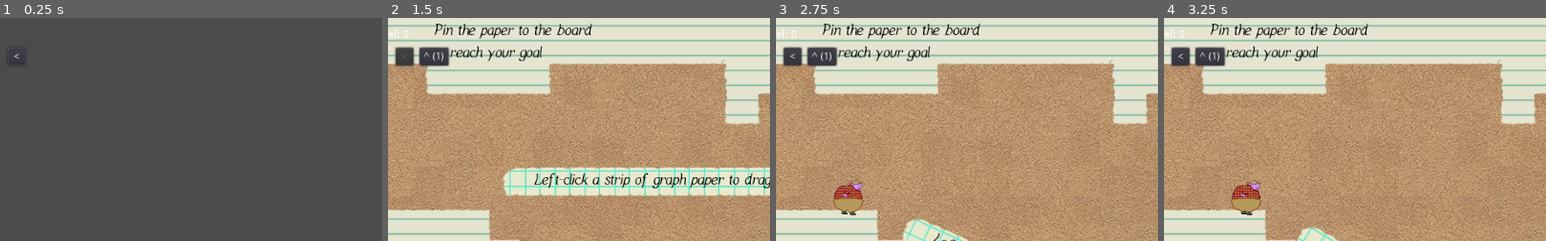
Above: before the commit, frames 1-4 (left to right).
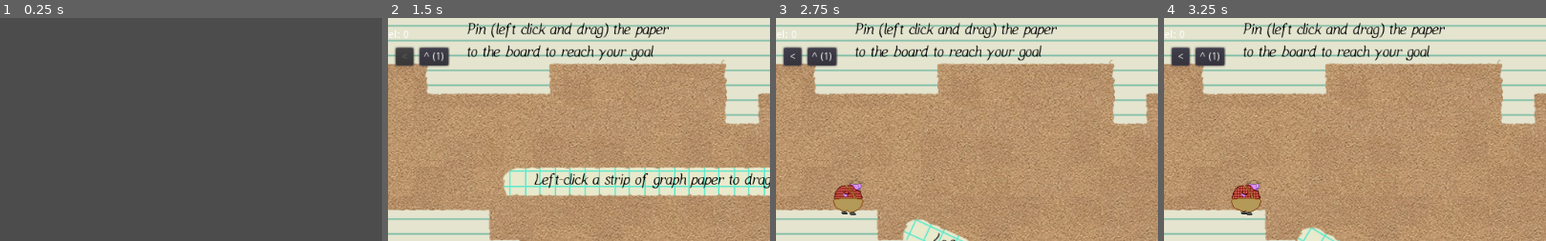
Above: after the commit, the same moments.

Repository: carsonswope/gmtk-jam
Game: Godot game, scene res://MainScene.tscn
Two runs of this game, one before a commit and one after it. Both use one fixed random seed, a clock stepped at 60 frames per second and the inputs below. The engine's default icon, where the game draws it, is replaced by a stand-in: a white triangle on a blue panel in a dark square.
Inputs (mouse positions are % of the whole screen's width and height, from its top left):
- Up to frame 1 (0.25 s): no input
- Up to frame 2 (1.5 s): click (11, 9) at 0.5 s, where only the run before the commit has a clickable "<"; click "1" at 1.25 s
- Up to frame 3 (2.75 s): click ">" at 2 s
- Up to frame 4 (3.25 s): click "||" at 2.75 s
The pictures show only the part of the screen within x 8-58%, y 0-50%; the shares and areas given below are measured in that part.

The runs differ from the first frame. In frame 1, less than 0.1% of the frame differs, in the area x 2-7%, y 15-21%; in frame 2, 2.9%, in the area x 12-74%, y 2-20%; in frame 3, 2.9%; in frame 4, 2.9%.
Error before the commit: Invalid get index '0' (on base: 'Dictionary'). (res://MainScene.gd:102)
Error after the commit: Invalid get index '0' (on base: 'Dictionary'). (res://MainScene.gd:104)

Commit message:
update label position and hide soft reset button in main menu

Diff:
--- a/MainScene.gd
+++ b/MainScene.gd
@@ -90,7 +90,9 @@
 		print('hi')
 
 func toggle_game_gui_visibility(visible : bool):
-	for item in [$gui_root/level_label, $gui_root/new_pin_button, $gui_root/play_pause_button, $gui_root/reset_button]:
+	for item in [$gui_root/level_label,$gui_root/new_pin_button,
+	$gui_root/play_pause_button, $gui_root/reset_button,
+	$gui_root/reset_soft_button]:
 		item.visible = visible
 
 func init_main_menu():
--- a/levels/level_1.tscn
+++ b/levels/level_1.tscn
@@ -80,13 +80,13 @@
 tile_data = PoolIntArray( 0, 2, 0, 1, 2, 5, 2, 2, 9, 3, 2, 12, 4, 2, 3, 5, 2, 13, 6, 2, 7, 7, 2, 1, 8, 2, 7, 9, 2, 12,  …(7014 unchanged characters)…
 
 [node name="Label" type="Label" parent="layout"]
-margin_left = 147.788
-margin_top = 5.18566
-margin_right = 361.788
-margin_bottom = 68.1857
+margin_left = 192.0
+margin_top = 4.0
+margin_right = 483.0
+margin_bottom = 67.0
 custom_fonts/font = ExtResource( 7 )
 custom_colors/font_color = Color( 0, 0, 0, 1 )
-text = "Pin the paper to the board to reach your goal"
+text = "Pin (left click and drag) the paper to the board to reach your goal"
 autowrap = true
 __meta__ = {
 "_edit_use_anchors_": false
